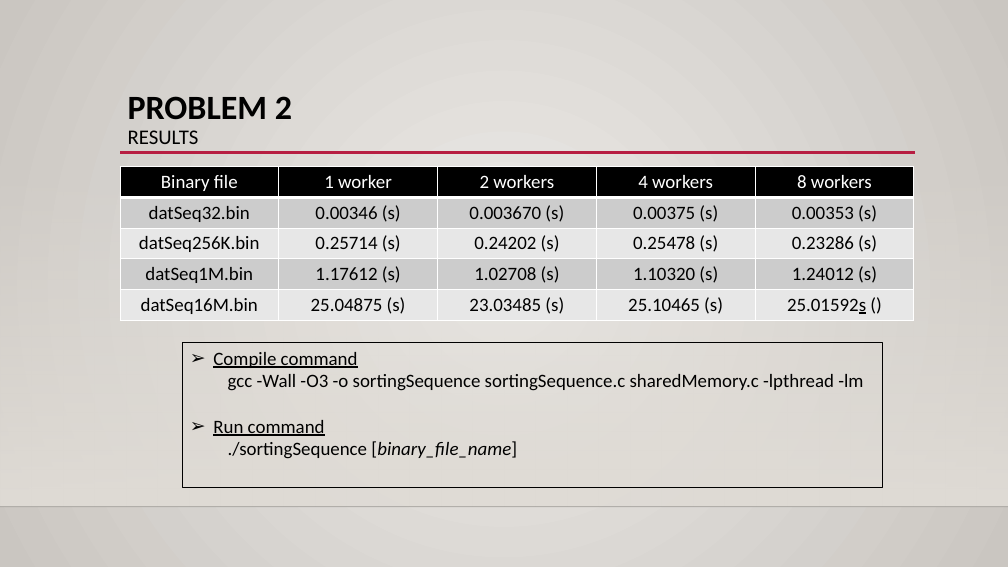
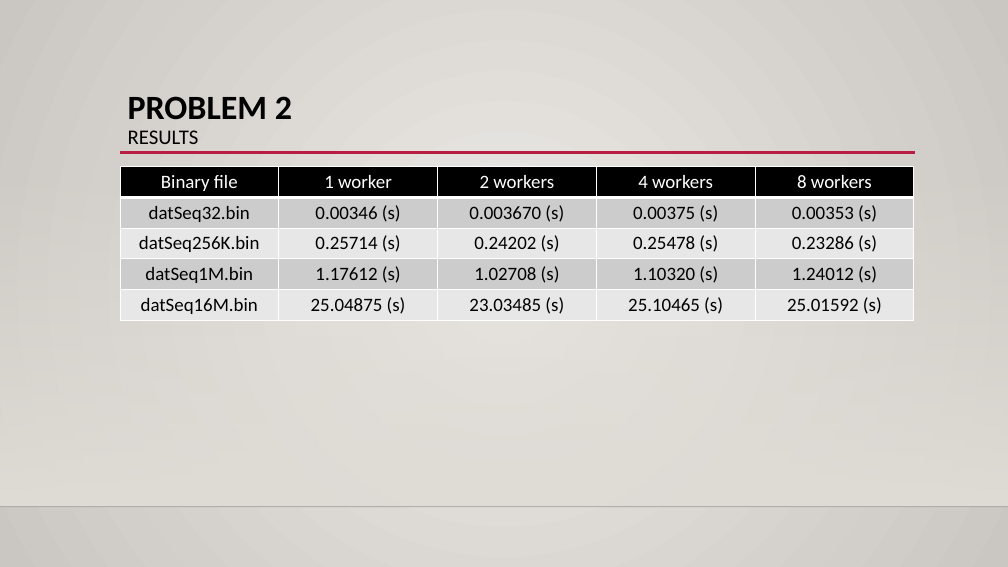
Before and after one commit to xL1fer/CLE_2022_2023, a slide deck: slide 7 of CLE1_T3G5/present.pptx. Drawn at 1008x567 pixels with LibreOffice and Linux fonts; fonts in the diff are those of the drawing; background and template pictures are left out. Boxes give left, top, right and bottom in pixels: in the first picture for what was removed or moved away, otherwise in the second. Text is boxed around its words. In the diff, an @@ line names an element or a change of style, - is before the commit and + after.

```diff
--- a/CLE1_T3G5/present.pptx
+++ b/CLE1_T3G5/present.pptx
@@ table at (120,166,914,320) @@
-row 5, column 5: 25.01592s ()
+row 5, column 5: 25.01592 (s)
@@ rectangle removed at (182,343,882,488) @@
-➢ Compile command
-gcc -Wall -O3 -o sortingSequence sortingSequence.c sharedMemory.c -lpthread -lm
-➢ Run command
-./sortingSequence [binary_file_name]
```
Also in this commit, not shown: 2 other slides changed, 1 slide added, 1 slide removed.
